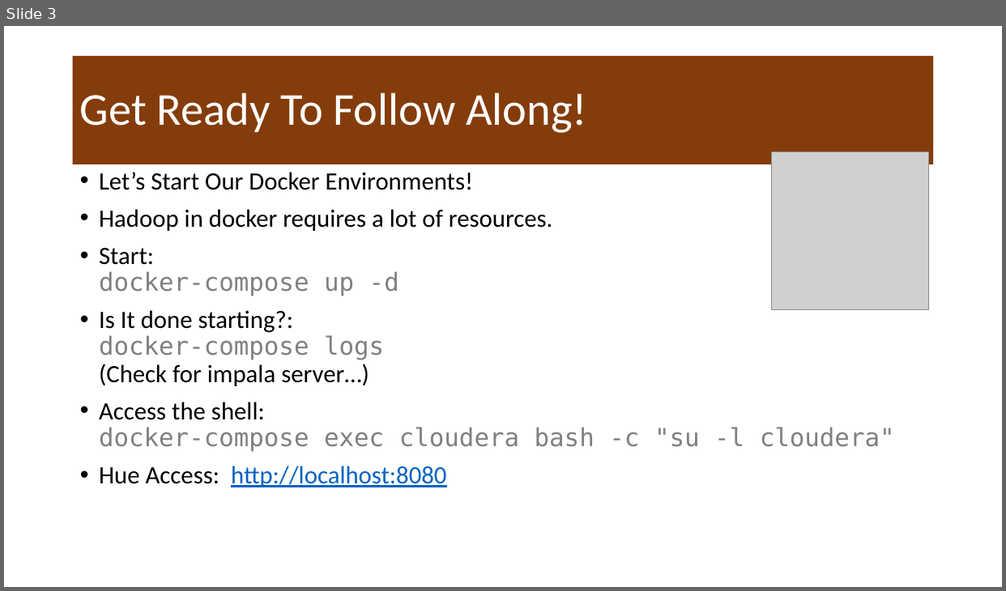
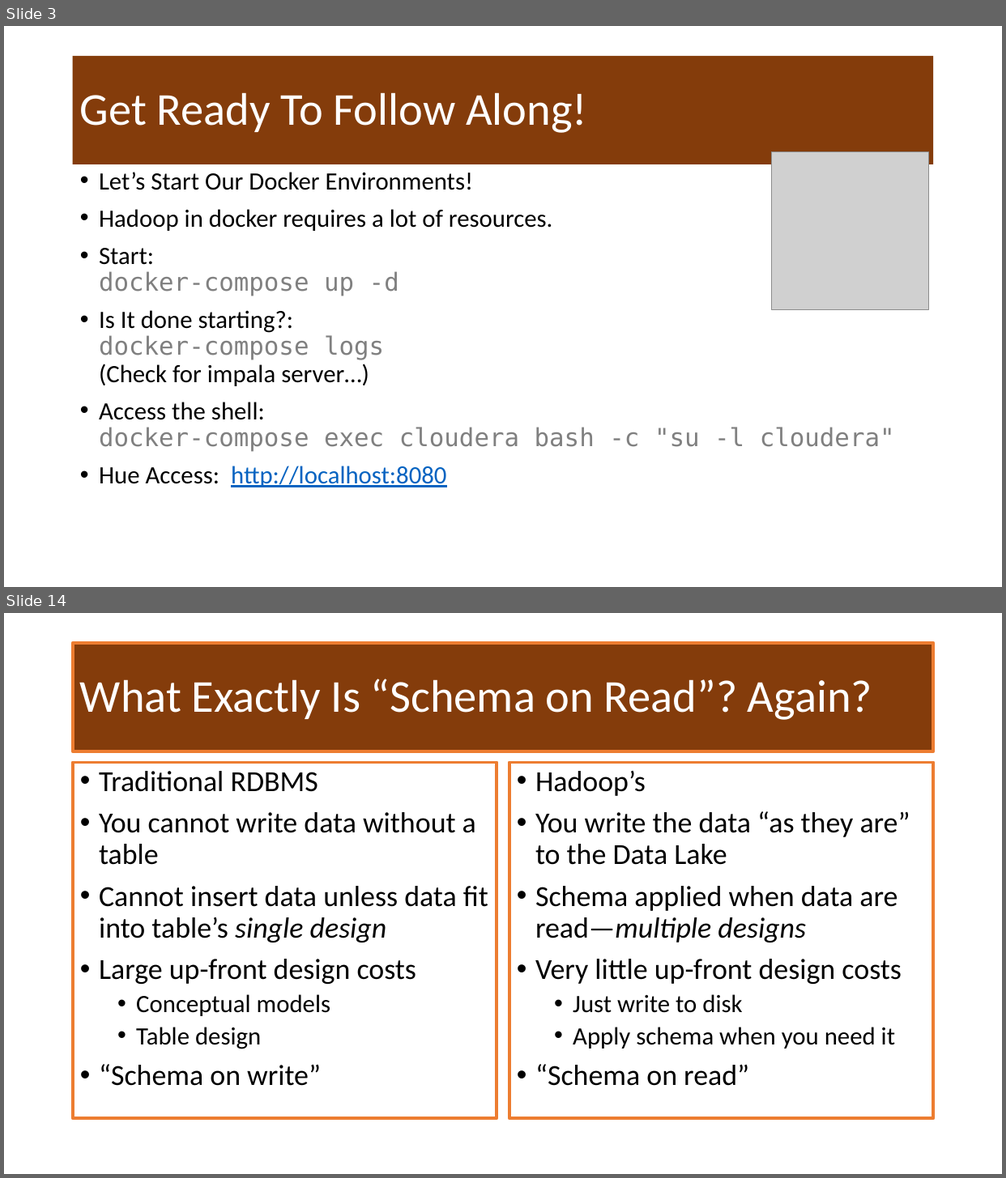
Before and after one commit to mafudge/ist769-old, a slide deck: content/C-Hadoop/C-Hadoop.pptx. Shown one above the other, each under a label of ours: slide 3 before the commit, slides 3 and 14 after it; the slides between them are not shown. The pictures are 1006x591 and 1006x1178 pixels, drawn with LibreOffice and Linux fonts; fonts in the diff are those of the drawing; grey boxes stand for pictures. Boxes give left, top, right and bottom in pixels: in the first picture for what was removed or moved away, otherwise in the second. Text is boxed around its words. In the diff, an @@ line names an element or a change of style, - is before the commit and + after.

Commit message:
hadoop c

```diff
--- a/content/C-Hadoop/C-Hadoop.pptx
+++ b/content/C-Hadoop/C-Hadoop.pptx
@@ slide 14 added at (4, 613, 1002, 1174), background #FFFFFF @@
@@ title added at (73, 643, 934, 752), fill #843C0B, outline #ED7D31 3 pt, 44 pt, text #FFFFFF @@
+What Exactly Is “Schema on Read”? Again?
@@ text added at (73, 763, 497, 1119), outline #ED7D31 3 pt, 28 pt, text #000000 @@
+• Traditional RDBMS
+• You cannot write data without a table
+• Cannot insert data unless data fit into table’s single design
+• Large up-front design costs
+  • Conceptual models
+  • Table design
+• “Schema on write”
@@ text added at (509, 763, 934, 1119), outline #ED7D31 3 pt, 28 pt, text #000000 @@
+• Hadoop’s
+• You write the data “as they are” to the Data Lake
+• Schema applied when data are read—multiple designs
+• Very little up-front design costs
+  • Just write to disk
+  • Apply schema when you need it
+• “Schema on read”
```
Also in this commit, not shown: 35 other slides added, 1 slide removed.
